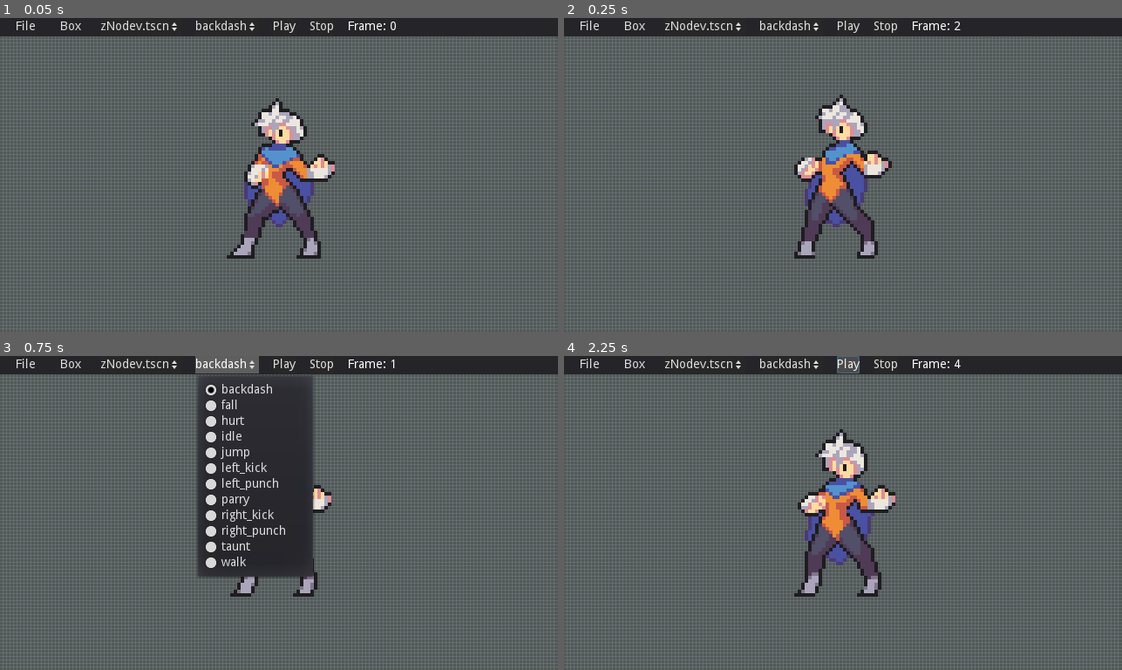
Above: before the commit, frames 1-4 (two rows, left to right).
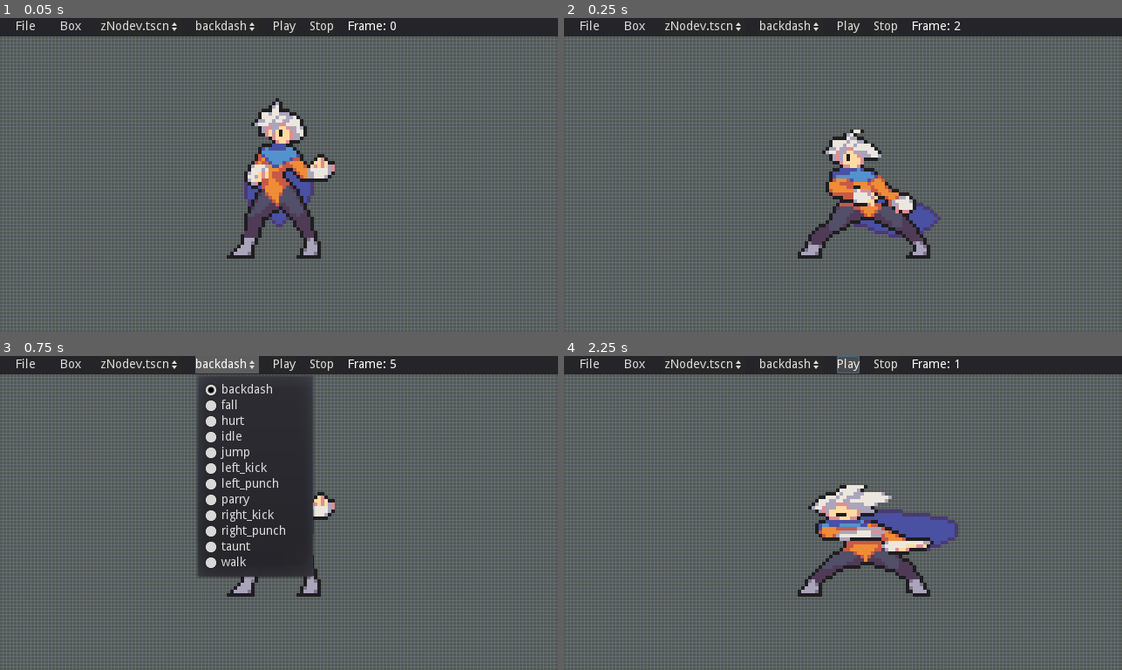
Above: after the commit, the same moments.

Repository: coelhucas/hitbox-editor
Game: Godot game, scene res://Scenes/Canvas.tscn
Same seed, same stepped clock (60 frames per second), same inputs: the game is played once before the commit and once after it.
Inputs:
- Up to frame 1 (0.05 s): no input
- Up to frame 2 (0.25 s): no input
- Up to frame 3 (0.75 s): click "backdash" at 0.5 s
- Up to frame 4 (2.25 s): click "Play" at 1.25 s; click "Play" at 2 s

Frame 1 is identical in both runs. In frame 2, 6.3% of the frame differs, in the area x 41-68%, y 24-77%; in frame 3, 0.6%; in frame 4, 7.1%, in the area x 41-72%, y 1-77%.

Commit message:
Add jojo songs

Diff:
--- a/Scenes/Canvas.tscn
+++ b/Scenes/Canvas.tscn
@@ -7,7 +7,11 @@
 [ext_resource path="res://CustomInterfaces/Press.tres" type="StyleBox" id=5]
 [ext_resource path="res://CustomInterfaces/Normal.tres" type="StyleBox" id=6]
 [ext_resource path="res://Scenes/Entities/Player.tscn" type="PackedScene" id=7]
-[ext_resource path="res://Music/giornos theme but only the best part is in.ogg" type="AudioStream" id=8]
+[ext_resource path="res://Scripts/Useless/MusicController.gd" type="Script" id=8]
+[ext_resource path="res://Music/giornos theme but only the best part is in.ogg" type="AudioStream" id=9]
+[ext_resource path="res://Music/JoJo AMV - Kakyoins Theme - Noble Pope.ogg" type="AudioStream" id=10]
+[ext_resource path="res://Music/Josuke theme but its only the good part.ogg" type="AudioStream" id=11]
+[ext_resource path="res://Music/Jotaro Theme but only the Good Parts are in.ogg" type="AudioStream" id=12]
 
 [node name="Canvas" type="Node2D"]
 script = ExtResource( 1 )
@@ -190,16 +194,16 @@
 margin_bottom = 1.0
 color = Color( 0, 0, 0, 1 )
 
-[node name="AudioStreamPlayer" type="AudioStreamPlayer" parent="."]
-stream = ExtResource( 8 )
-autoplay = true
-
 [node name="Boxes" type="Node2D" parent="."]
 position = Vector2( 80, 24 )
 z_index = 1
+
+[node name="AudioStreamPlayer" type="AudioStreamPlayer" parent="."]
+script = ExtResource( 8 )
+musics = [ ExtResource( 9 ), ExtResource( 10 ), ExtResource( 11 ), ExtResource( 12 ) ]
 [connection signal="timeout" from="ZoomDelay" to="." method="_on_ZoomDelay_timeout"]
+[connection signal="resized" from="CanvasLayer/Grid" to="." method="_on_Sccreen_resized"]
 [connection signal="resized" from="CanvasLayer/Grid" to="CanvasLayer/Grid" method="_on_Grid_resized"]
-[connection signal="resized" from="CanvasLayer/Grid" to="." method="_on_Sccreen_resized"]
 [connection signal="item_selected" from="CanvasLayer/Header/Separator/AnimationSelector" to="CanvasLayer" method="_on_AnimationSelector_item_selected"]
 [connection signal="pressed" from="CanvasLayer/Header/Separator/PlayBtn" to="CanvasLayer" method="_on_PlayBtn_pressed"]
 [connection signal="pressed" from="CanvasLayer/Header/Separator/StopBtn" to="CanvasLayer" method="_on_StopBtn_pressed"]
--- a/Scenes/Entities/Player.tscn
+++ b/Scenes/Entities/Player.tscn
@@ -189,7 +189,7 @@
 hframes = 12
 
 [node name="AnimationPlayer" type="AnimationPlayer" parent="."]
-autoplay = "idle"
+autoplay = "backdash"
 anims/backdash = SubResource( 1 )
 anims/fall = SubResource( 2 )
 anims/hurt = SubResource( 3 )
--- a/Scripts/Canvas.gd
+++ b/Scripts/Canvas.gd
@@ -42,12 +42,13 @@
 		mouse_update()
 
 	prev_mouse_pos = get_global_mouse_position()
+	$Cursor.rect_position = get_global_mouse_position()
+
 	if $CurrentSprite:
 		if $CurrentSprite/AnimationPlayer.is_playing() and int(round($CurrentSprite/AnimationPlayer.current_animation_position * 10)) != prev_frame:
 			display_updated_data()
 			prev_frame = int(round($CurrentSprite/AnimationPlayer.current_animation_position * 10))
 
-			$Cursor.rect_position = get_global_mouse_position()
 
 			if old_animation_position != $CurrentSprite/AnimationPlayer.current_animation_position:
 				$CanvasLayer/Header/Separator/CurrentFrameLabel.text = "Frame: " + str(int($CurrentSprite/AnimationPlayer.current_animation_position * 10))
@@ -80,7 +81,6 @@
 
 	if next_position > $CurrentSprite/AnimationPlayer.current_animation_length:
 		$CurrentSprite/AnimationPlayer.seek(0, true)
-		print("ba")
 	elif next_position < 0:
 		$CurrentSprite/AnimationPlayer.seek($CurrentSprite/AnimationPlayer.current_animation_length, true)
 	else:
@@ -104,7 +104,10 @@
 				boxes.add_child(new_box)
 				new_box_collider.shape.extents = Vector2(box.dimensions.x, box.dimensions.y)
 				new_box.rect_global_position = Vector2(box.position.x, box.position.y) + sprite.global_position
-
+		else:
+			return
+	else:
+		return
 	prev_boxes = boxes.get_children()
 	current_boxes = boxes.get_children()
 
--- /dev/null
+++ b/Scripts/Useless/MusicController.gd
@@ -0,0 +1,11 @@
+extends AudioStreamPlayer
+
+export(Array) var musics: Array
+
+# Called when the node enters the scene tree for the first time.
+func _ready():
+	randomize()
+	var sorted_music = musics[randi() & musics.size() - 1]
+	stream = sorted_music
+	musics = []
+	play()
Not shown, added: Music/JoJo AMV - Kakyoins Theme - Noble Pope.ogg.import
Not shown, added: Music/Josuke theme but its only the good part.ogg.import
Not shown, added: Music/Jotaro Theme but only the Good Parts are in.ogg.import
Not shown: 1 places in Scenes/Canvas.tscn that only renumber resources
Not shown, added: Music/JoJo AMV - Kakyoins Theme - Noble Pope.ogg
Not shown, added: Music/Josuke theme but its only the good part.ogg
Not shown, added: Music/Jotaro Theme but only the Good Parts are in.ogg
